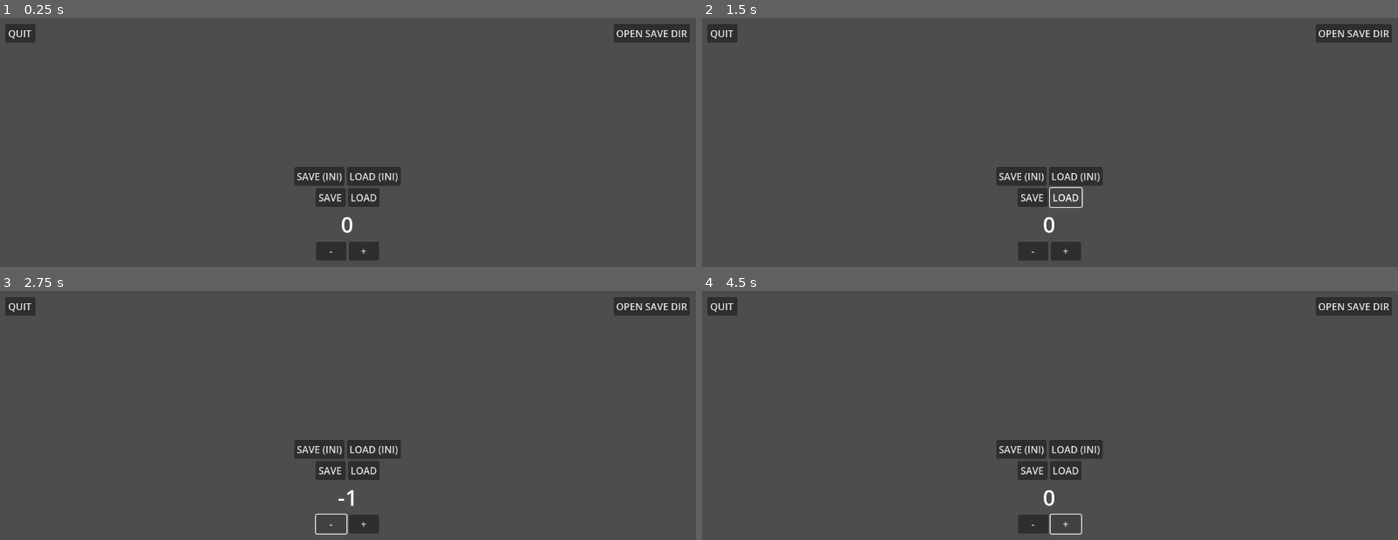
Above: before the commit, frames 1-4 (two rows, left to right).
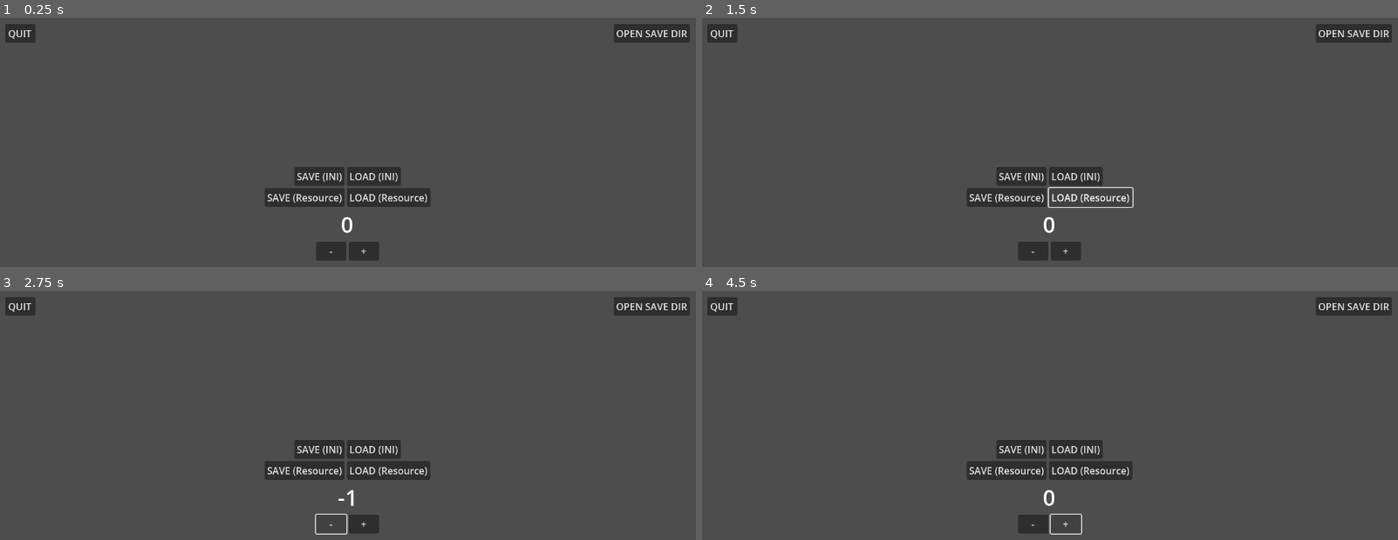
Above: after the commit, the same moments.

Repository: Spyder-0/Godot-Save-and-Load-System
Game: Godot game, scene res://scenes/ui.tscn
Same seed, same stepped clock (60 frames per second), same inputs: the game is played once before the commit and once after it.
Inputs:
- Up to frame 1 (0.25 s): no input
- Up to frame 2 (1.5 s): click "SAVE" (after the commit: "SAVE (Resource)") at 0.5 s; click "LOAD" (after the commit: "LOAD (Resource)") at 1.25 s
- Up to frame 3 (2.75 s): click "-" at 2 s
- Up to frame 4 (4.5 s): click "+" at 2.75 s; click "-" at 3.5 s; click "+" at 4.25 s

The runs differ from the first frame. In frame 1, 1.2% of the frame differs, in the area x 38-62%, y 68-76%; in frame 2, 0.9%; in frame 3, 1.2%; in frame 4, 1.2%.

Commit message:
Add files via upload

Diff:
--- a/scenes/ui.tscn
+++ b/scenes/ui.tscn
@@ -73,12 +73,12 @@
 [node name="SaveButton" type="Button" parent="VBoxContainerMain/HBoxContainerHeaderR"]
 custom_minimum_size = Vector2(50, 25)
 layout_mode = 2
-text = "SAVE"
+text = "SAVE (Resource)"
 
 [node name="LoadButton" type="Button" parent="VBoxContainerMain/HBoxContainerHeaderR"]
 custom_minimum_size = Vector2(50, 25)
 layout_mode = 2
-text = "LOAD"
+text = "LOAD (Resource)"
 
 [node name="Label" type="Label" parent="VBoxContainerMain"]
 layout_mode = 2
